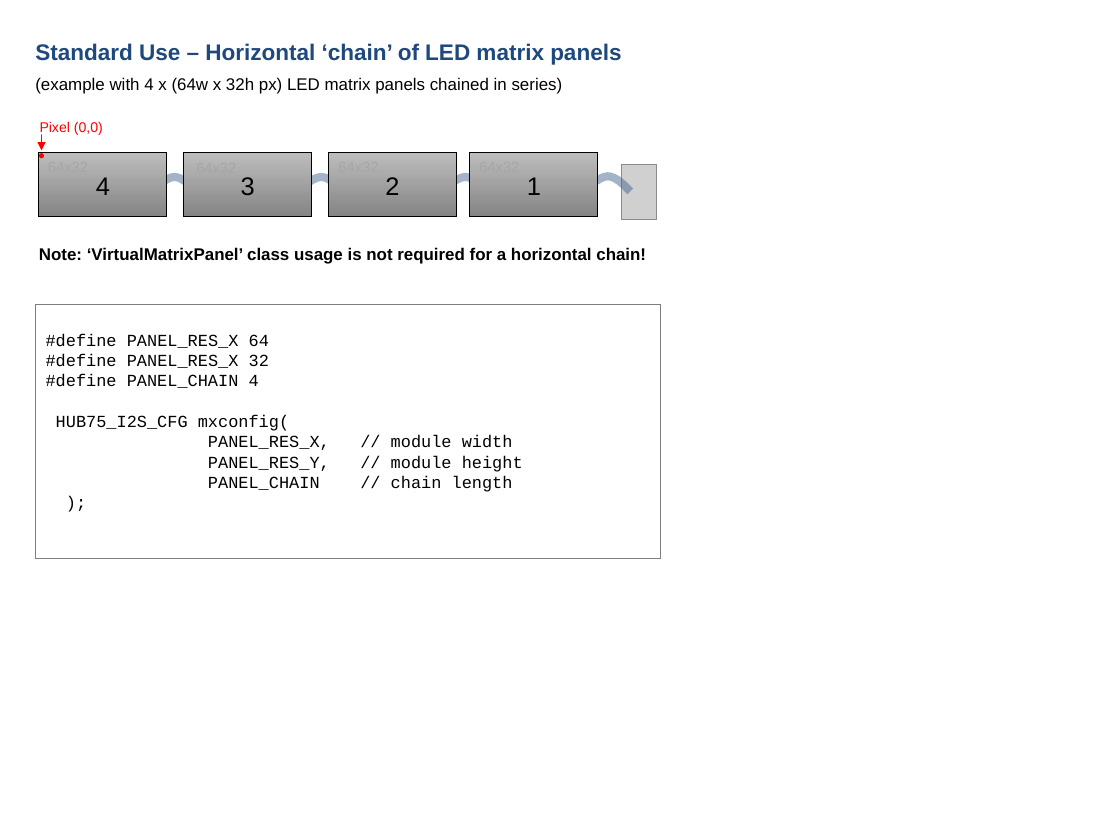
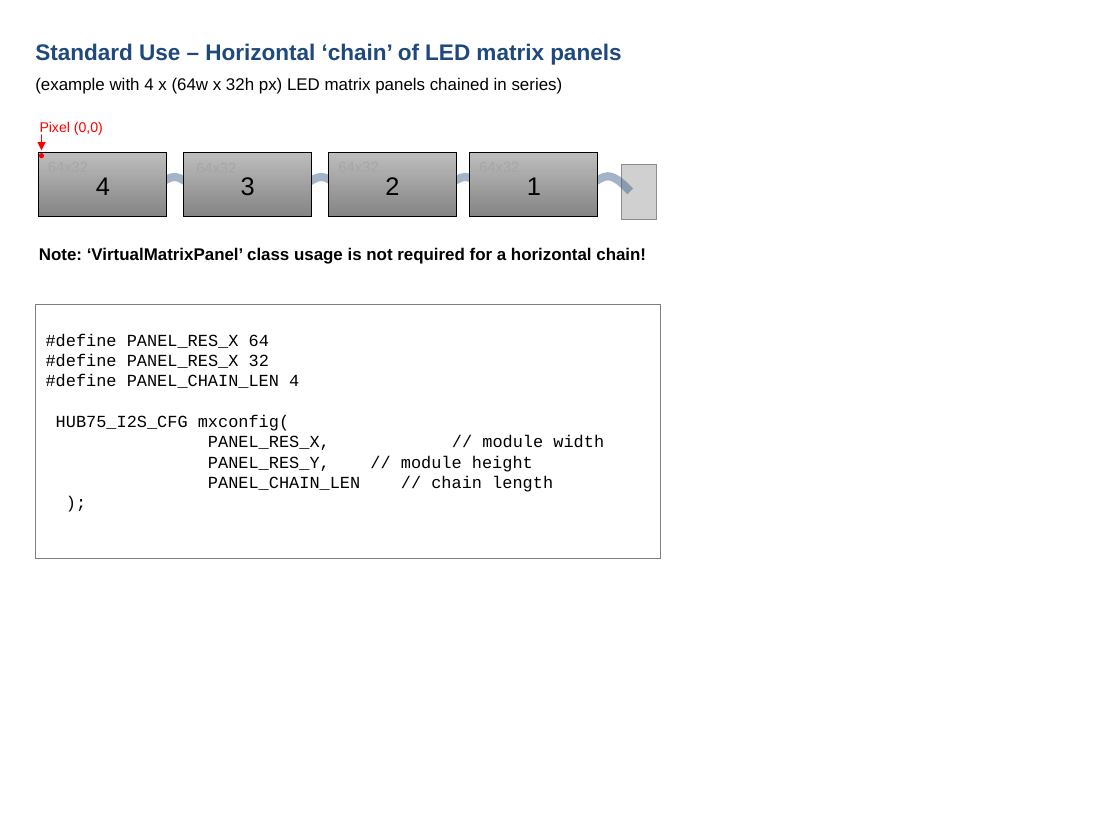
Before and after one commit to mrcodetastic/ESP32-HUB75-MatrixPanel-DMA, a slide deck: slide 5 of doc/VirtualMatrixPanel.odp. Drawn at 1120x840 pixels with LibreOffice and Linux fonts; fonts in the diff are those of the drawing; grey boxes stand for pictures. Boxes give left, top, right and bottom in pixels: in the first picture for what was removed or moved away, otherwise in the second. Text is boxed around its words. In the diff, an @@ line names an element or a change of style, - is before the commit and + after.

Commit message:
VirtualMatrixPanel_T
Initial release

```diff
--- a/doc/VirtualMatrixPanel.odp
+++ b/doc/VirtualMatrixPanel.odp
@@ text in freeform shape at (x1=46, y1=333, x2=299, y2=388): text changed @@
-#define PANEL_RES_X 64
-#define PANEL_RES_X 32
-#define PANEL_CHAIN 4
+#define PANEL_RES_X 64
+#define PANEL_RES_X 32
+#define PANEL_CHAIN_LEN 4
@@ text in freeform shape at (x1=208, y1=475, x2=553, y2=492): text changed @@
-PANEL_CHAIN // chain length
+PANEL_CHAIN_LEN // chain length
```
Also in this commit, not shown: 3 other slides changed, 7 other files.
